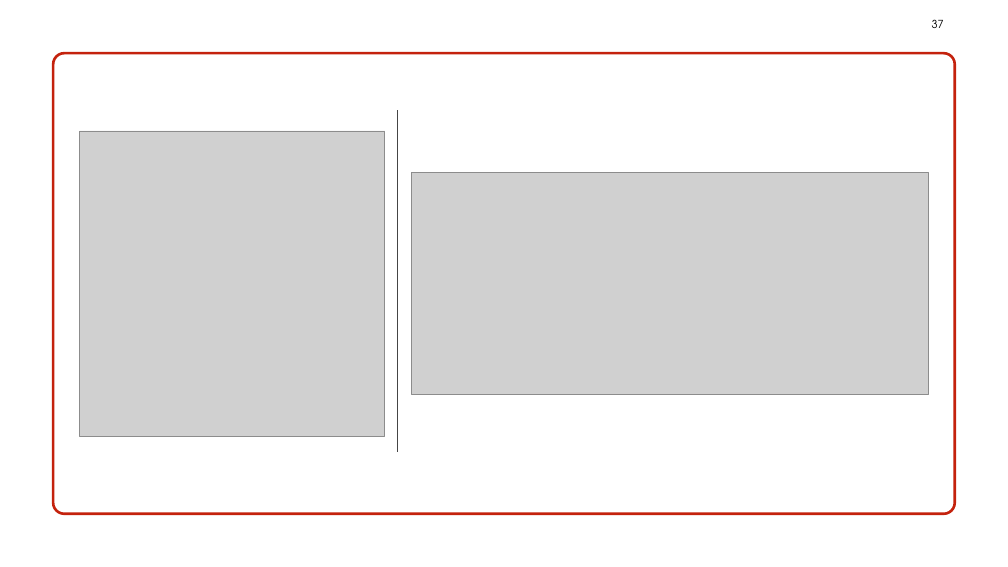
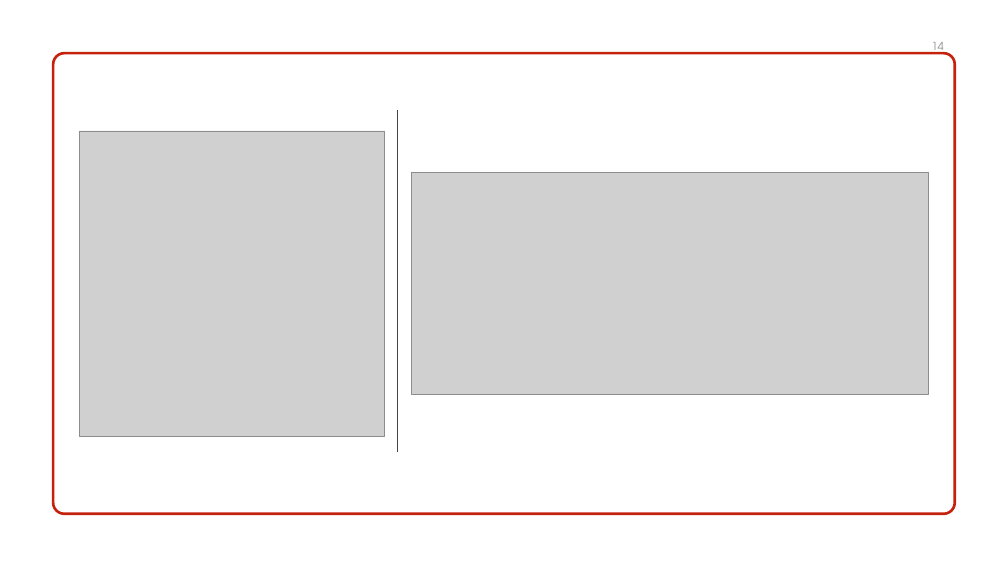
Before and after one commit to galledohm/Gestion_Proyectos, a slide deck: slide 15 of Documentos_generados/3. Gestion de Calidad y RRHH/Presentación3.pptx (slide 37 before the commit). Drawn at 1008x567 pixels with LibreOffice and Linux fonts; fonts in the diff are those of the drawing; grey boxes stand for pictures; background and template pictures are left out. Boxes give left, top, right and bottom in pixels: in the first picture for what was removed or moved away, otherwise in the second. Text is boxed around its words. In the diff, an @@ line names an element or a change of style, - is before the commit and + after.

```diff
--- a/Documentos_generados/3. Gestion de Calidad y RRHH/Presentación3.pptx
+++ b/Documentos_generados/3. Gestion de Calidad y RRHH/Presentación3.pptx
@@ page number removed at [932,19,944,28] @@
-37
@@ page number added at [932,42,944,55], 10.5 pt, text #8C8C8C @@
+14
```
Also in this commit, not shown: 8 other slides changed, 2 slides added, 24 slides removed, 1 other file.
